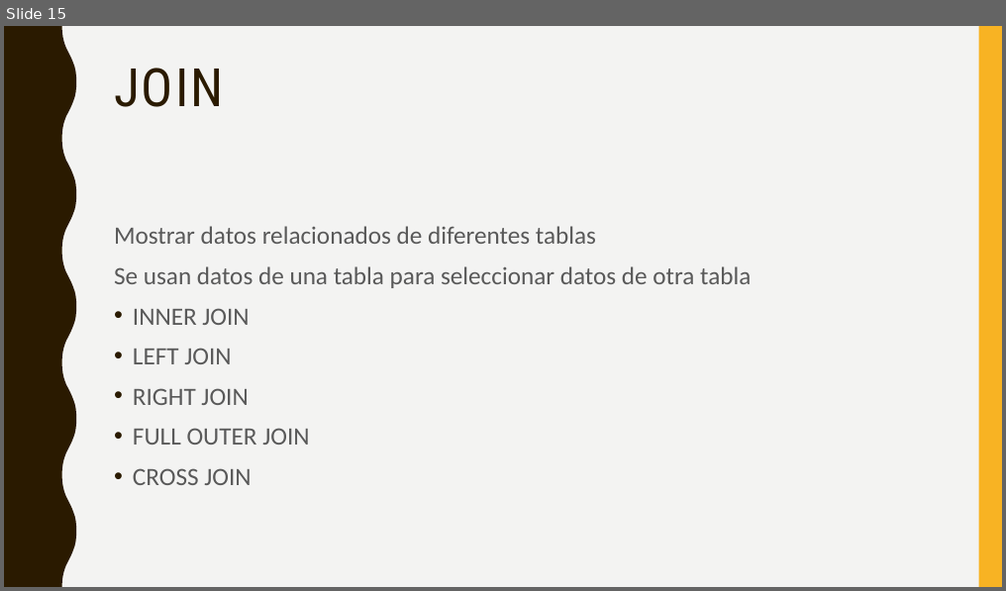
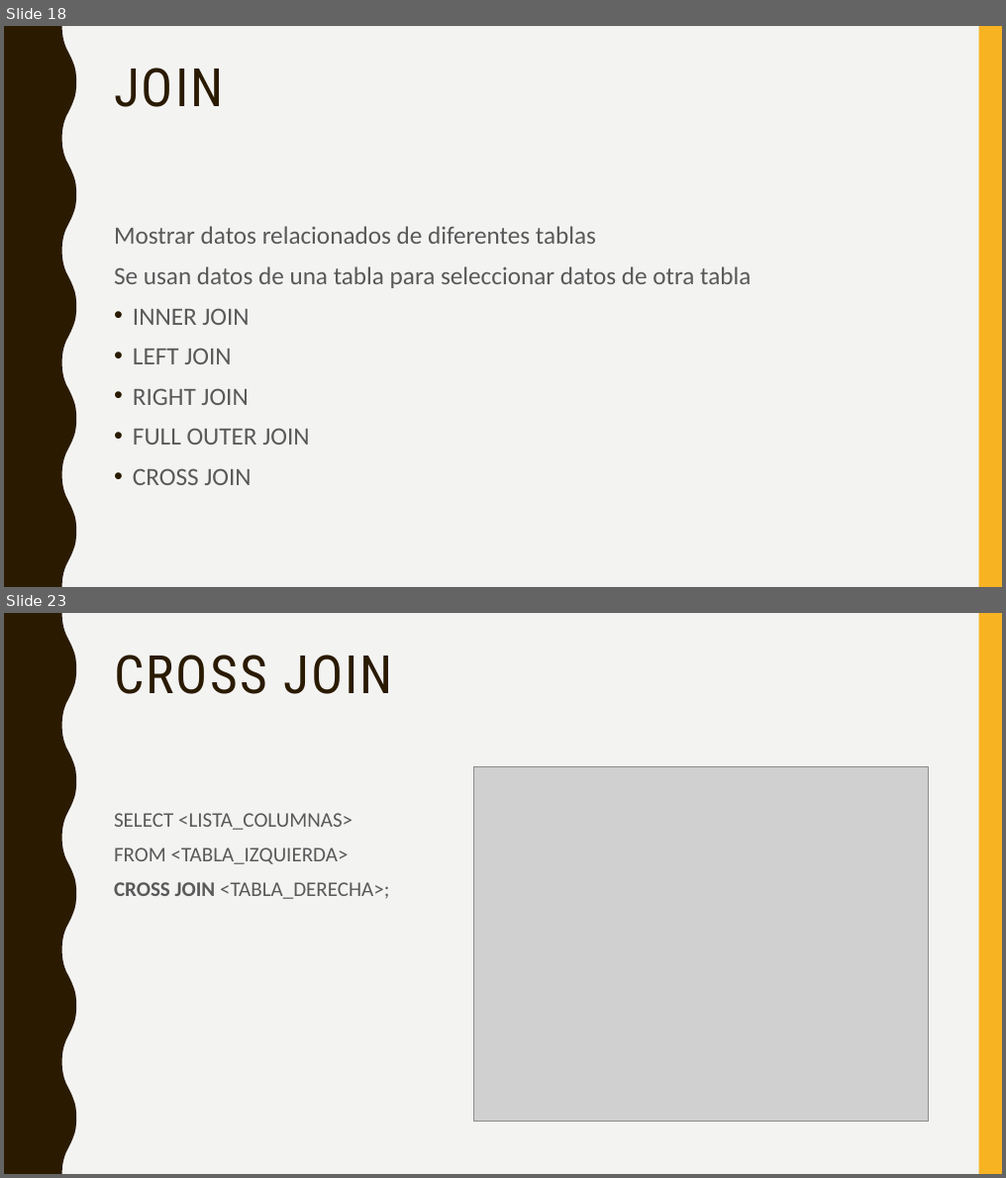
Before and after one commit to crisgon123/backend.tecsup3, a slide deck: Semana 7/Dia 2/Sql server.pptx. Shown one above the other, each under a label of ours: slide 15 before the commit, slides 18 and 23 after it; the slides between them are not shown. The pictures are 1006x591 and 1006x1178 pixels, drawn with LibreOffice and Linux fonts; fonts in the diff are those of the drawing; grey boxes stand for pictures. Boxes give left, top, right and bottom in pixels: in the first picture for what was removed or moved away, otherwise in the second. Text is boxed around its words. In the diff, an @@ line names an element or a change of style, - is before the commit and + after.

```diff
--- a/Semana 7/Dia 2/Sql server.pptx
+++ b/Semana 7/Dia 2/Sql server.pptx
@@ slide 23 added at (x1=4, y1=613, x2=1002, y2=1174), background #F3F3F2; not listed: 2 template elements that a slide beside it also shows @@
@@ title added at (x1=114, y1=655, x2=393, y2=694), 51 pt, text #2A1A00 @@
+CROSS JOIN
@@ picture added at (x1=474, y1=766, x2=928, y2=1121) @@
@@ text added at (x1=114, y1=813, x2=389, y2=899), 20 pt, text #595959 @@
+SELECT <LISTA_COLUMNAS>
+FROM <TABLA_IZQUIERDA>
+CROSS JOIN <TABLA_DERECHA>;
@@ what was slide 15 is now slide 18 @@
```
Also in this commit, not shown: 1 slide changed, 15 other slides added, 1 other file.
